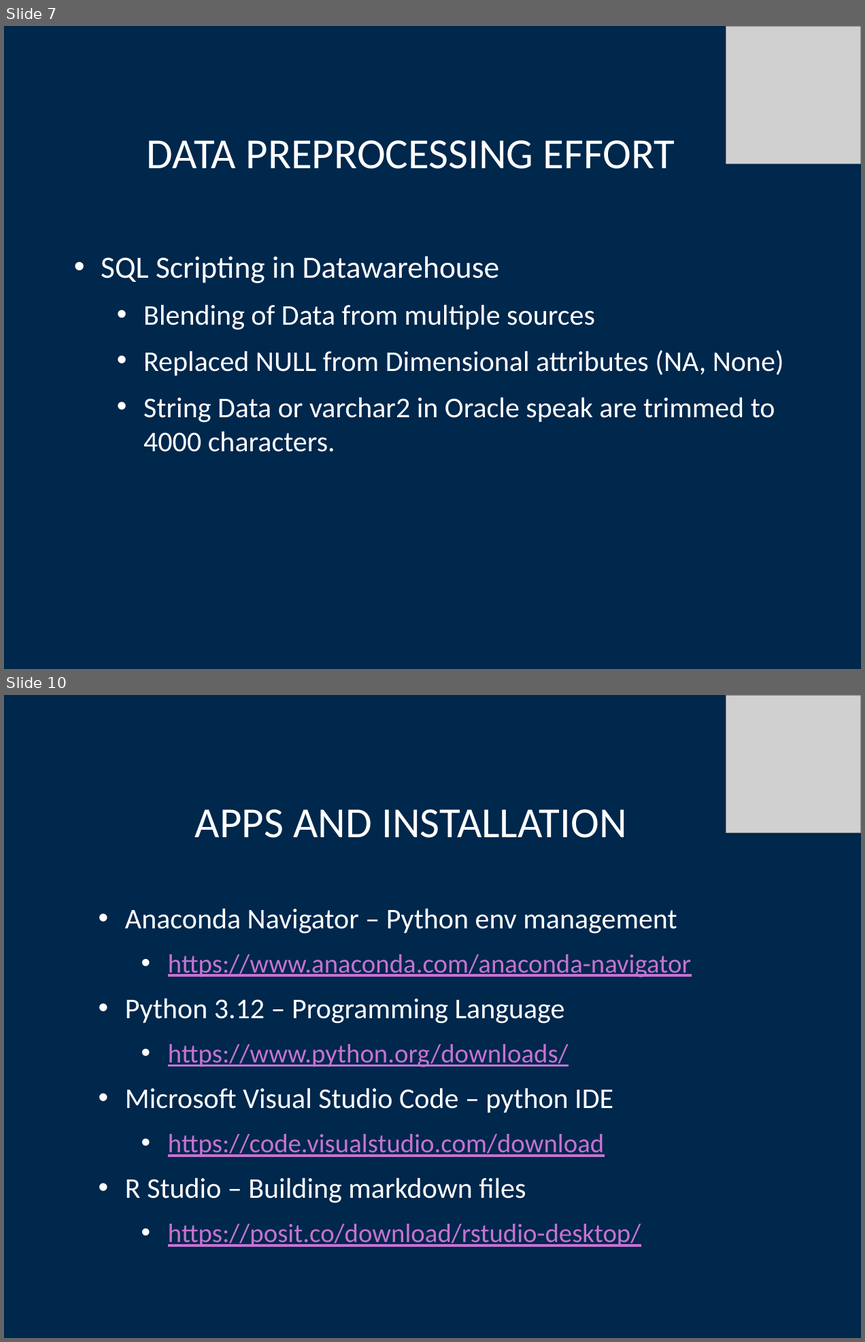
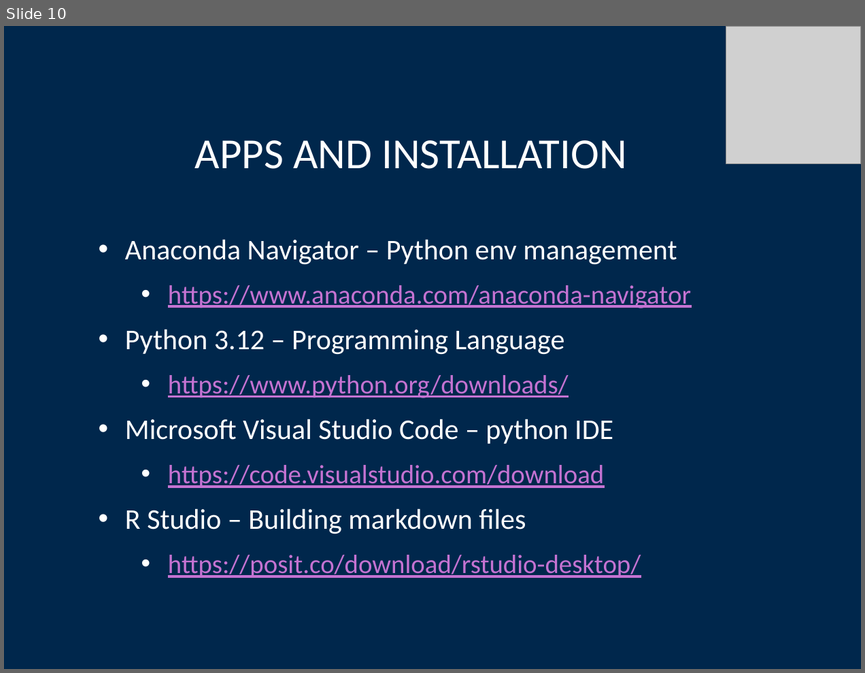
Before and after one commit to tastslikchkn/MI-AIR, a slide deck: Milestone_2/CSC587_2024_OnlineCSESTudentSuccessInd_052824.pptx. Shown one above the other, each under a label of ours: slides 7 and 10 before the commit, slide 10 after it; the slides between them are not shown. The pictures are 865x1342 and 865x673 pixels, drawn with LibreOffice and Linux fonts; fonts in the diff are those of the drawing; grey boxes stand for pictures; background and template pictures are left out. Boxes give left, top, right and bottom in pixels: in the first picture for what was removed or moved away, otherwise in the second. Text is boxed around its words. In the diff, an @@ line names an element or a change of style, - is before the commit and + after.

```diff
--- a/Milestone_2/CSC587_2024_OnlineCSESTudentSuccessInd_052824.pptx
+++ b/Milestone_2/CSC587_2024_OnlineCSESTudentSuccessInd_052824.pptx
@@ slide 7 removed at bbox=[4, 26, 861, 669], background picture (left out) @@
@@ picture removed at bbox=[725, 26, 861, 164] @@
@@ title removed at bbox=[147, 140, 675, 169] @@
-DATA PREPROCESSING EFFORT
@@ text removed at bbox=[101, 256, 784, 452] @@
-  • SQL Scripting in Datawarehouse
-    • Blending of Data from multiple sources
-    • Replaced NULL from Dimensional attributes (NA, None)
-    • String Data or varchar2 in Oracle speak are trimmed to 4000 characters.
```
Also in this commit, not shown: 6 slides changed, 5 slides added, 4 other slides removed.
